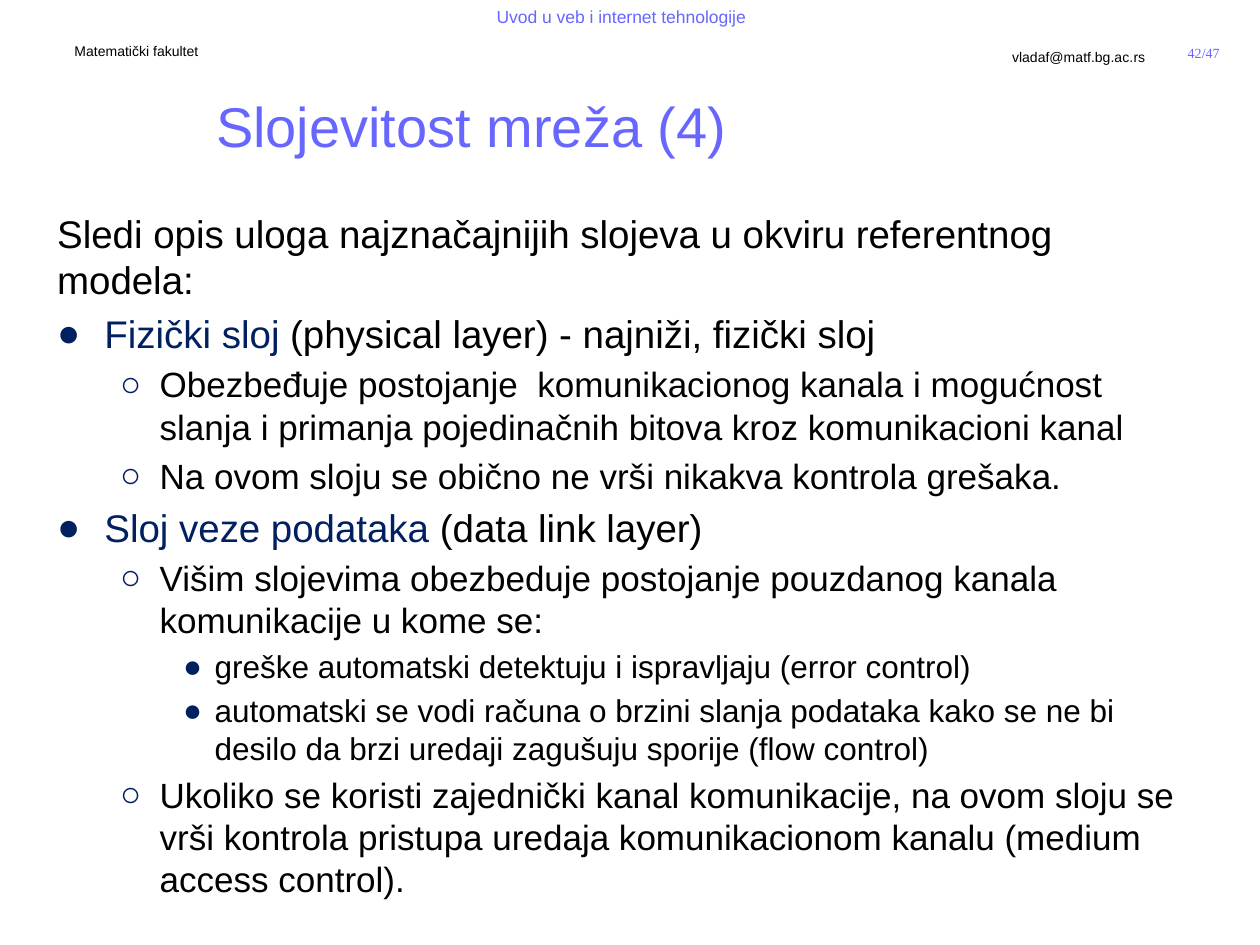
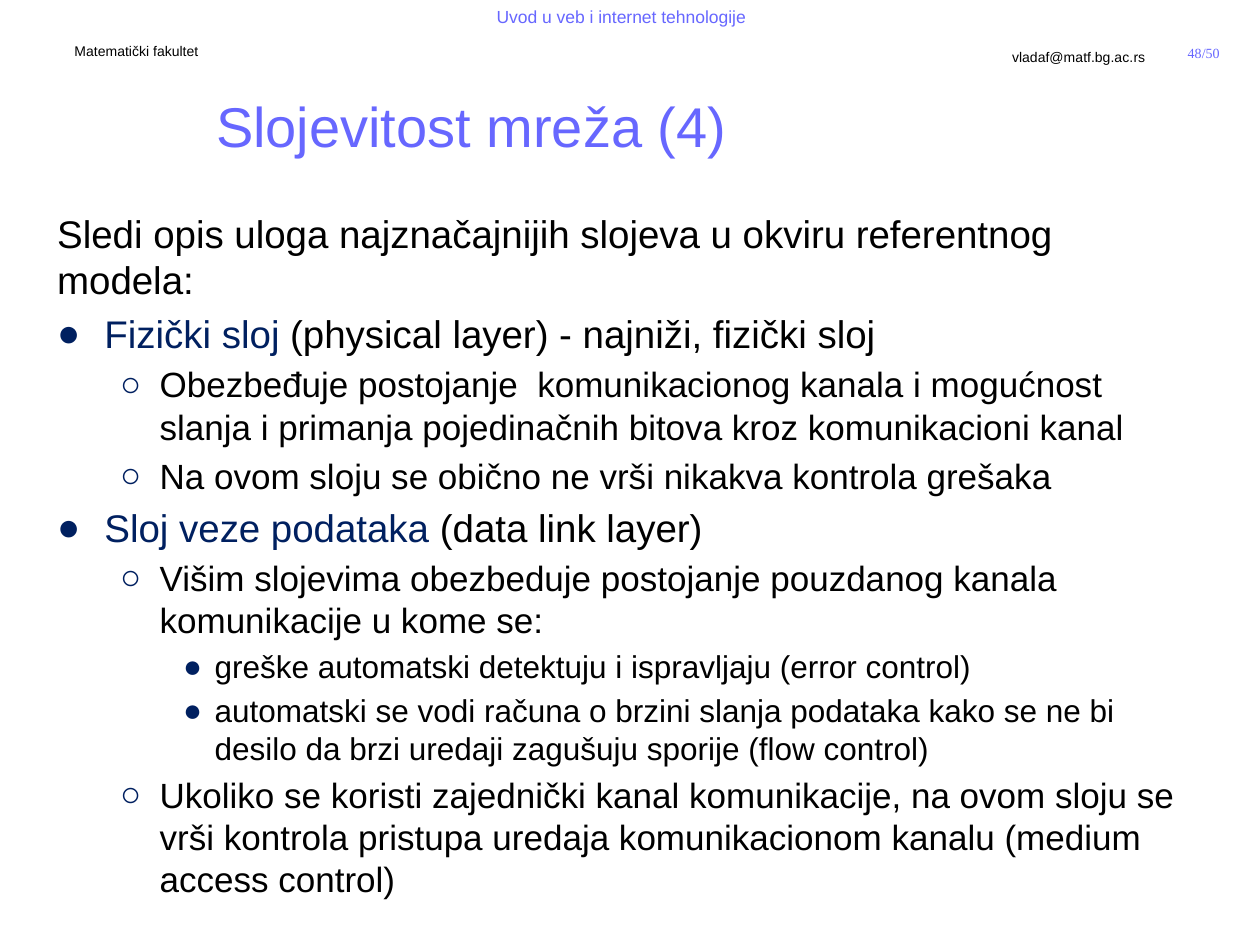
Before and after one commit to MatfUVIT/info, a slide deck: slide 48 of predavanja/prezentacije/UVIT01-01-Uvod u racunarske mreze.pptx (slide 42 before the commit). Drawn at 1260x945 pixels with LibreOffice and Linux fonts; fonts in the diff are those of the drawing; background and template pictures are left out. Boxes give left, top, right and bottom in pixels: in the first picture for what was removed or moved away, otherwise in the second. Text is boxed around its words. In the diff, an @@ line names an element or a change of style, - is before the commit and + after.

```diff
--- a/predavanja/prezentacije/UVIT01-01-Uvod u racunarske mreze.pptx
+++ b/predavanja/prezentacije/UVIT01-01-Uvod u racunarske mreze.pptx
@@ page number at (1188, 49, 1220, 58): text changed @@
-42/47
+48/50
@@ text at (160, 463, 1052, 495): text changed @@
-  ○ Na ovom sloju se obično ne vrši nikakva kontrola grešaka.
+  ○ Na ovom sloju se obično ne vrši nikakva kontrola grešaka
@@ text at (160, 782, 1174, 899): text changed @@
-  ○ Ukoliko se koristi zajednički kanal komunikacije, na ovom sloju se vrši kontrola pristupa uredaja komunikacionom kanalu (medium access control).
+  ○ Ukoliko se koristi zajednički kanal komunikacije, na ovom sloju se vrši kontrola pristupa uredaja komunikacionom kanalu (medium access control)
```
Also in this commit, not shown: 26 other slides changed, 7 slides added, 1 slide removed, 4 other files.
